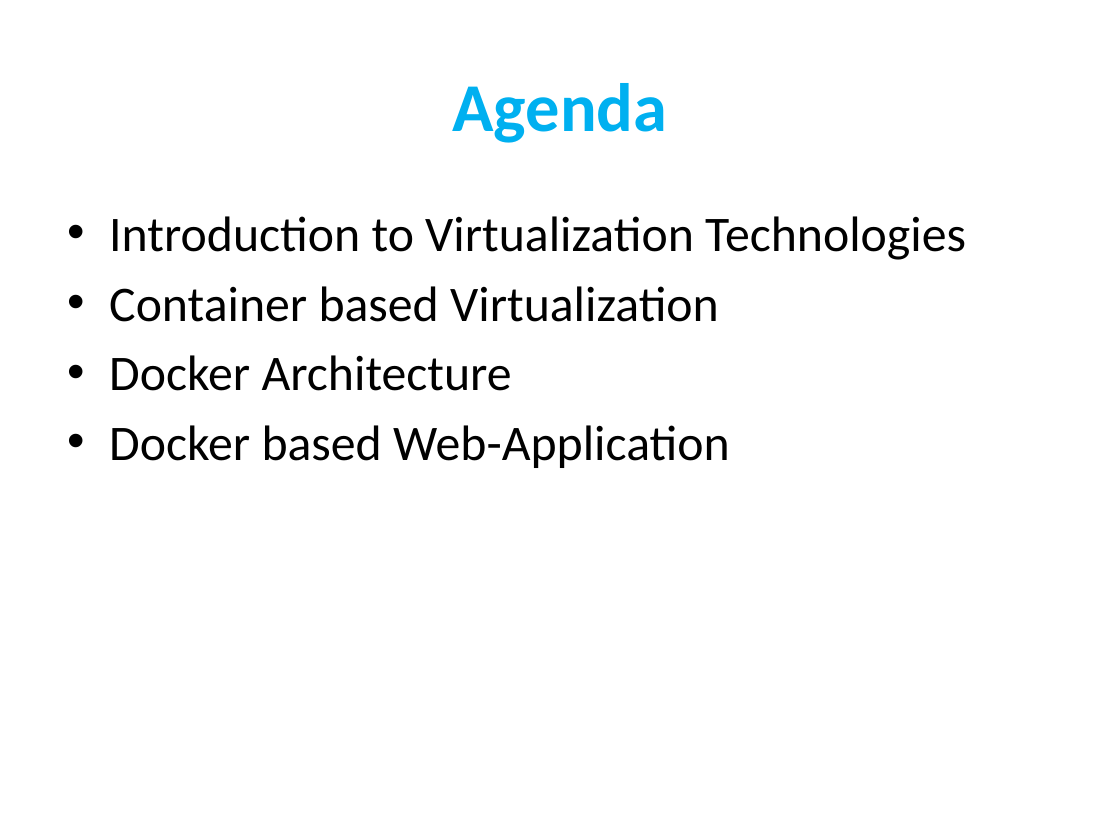
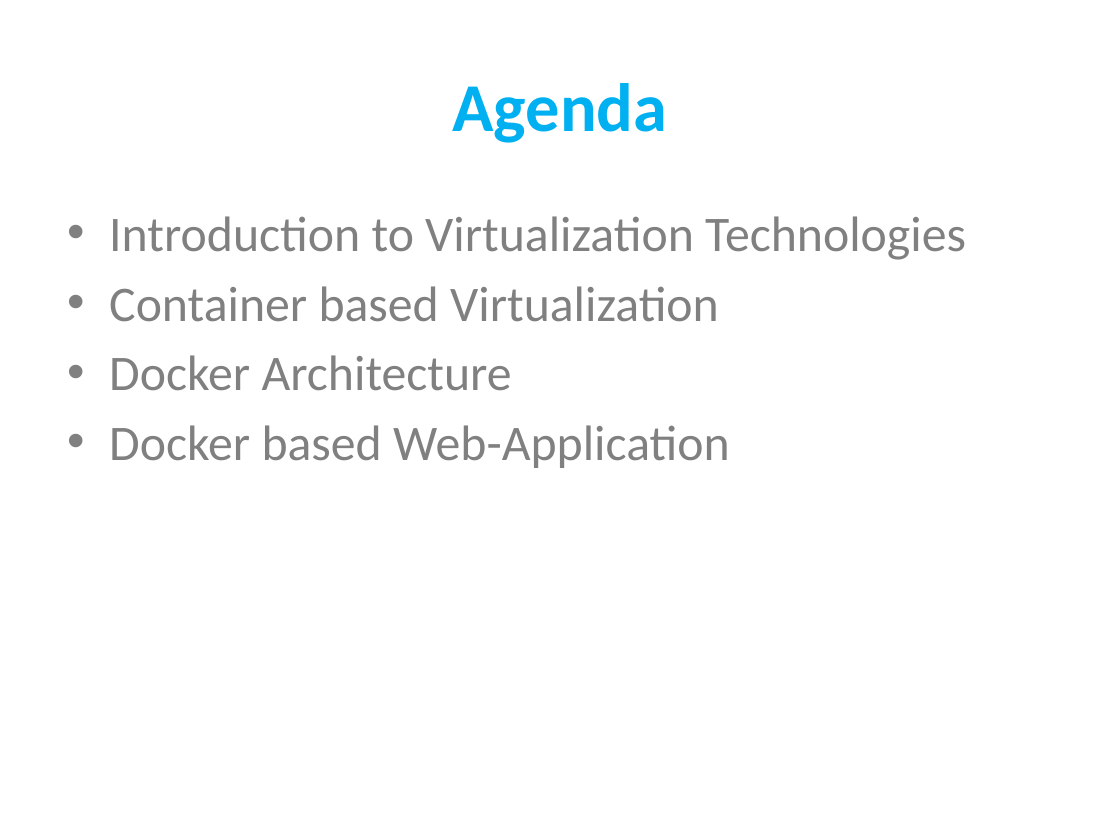
Before and after one commit to suman-d/DO-Assignment, a slide deck: slide 2 of Docker Fundamentals.pptx. Drawn at 1120x840 pixels with LibreOffice and Linux fonts; fonts in the diff are those of the drawing. Boxes give left, top, right and bottom in pixels: in the first picture for what was removed or moved away, otherwise in the second. Text is boxed around its words. In the diff, an @@ line names an element or a change of style, - is before the commit and + after.

```diff
--- a/Docker Fundamentals.pptx
+++ b/Docker Fundamentals.pptx
@@ text "Introduction to Virtualization Technologies" at [109,216,966,468]: text colour #000000 to #808080 @@
```
Also in this commit, not shown: 7 other slides changed, 6 slides added, 1 slide removed.
